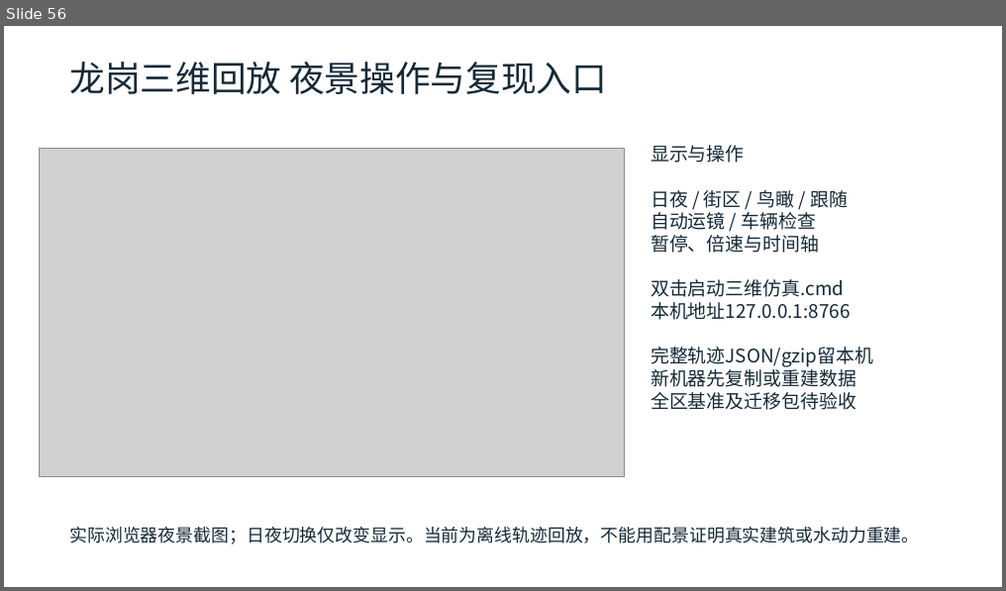
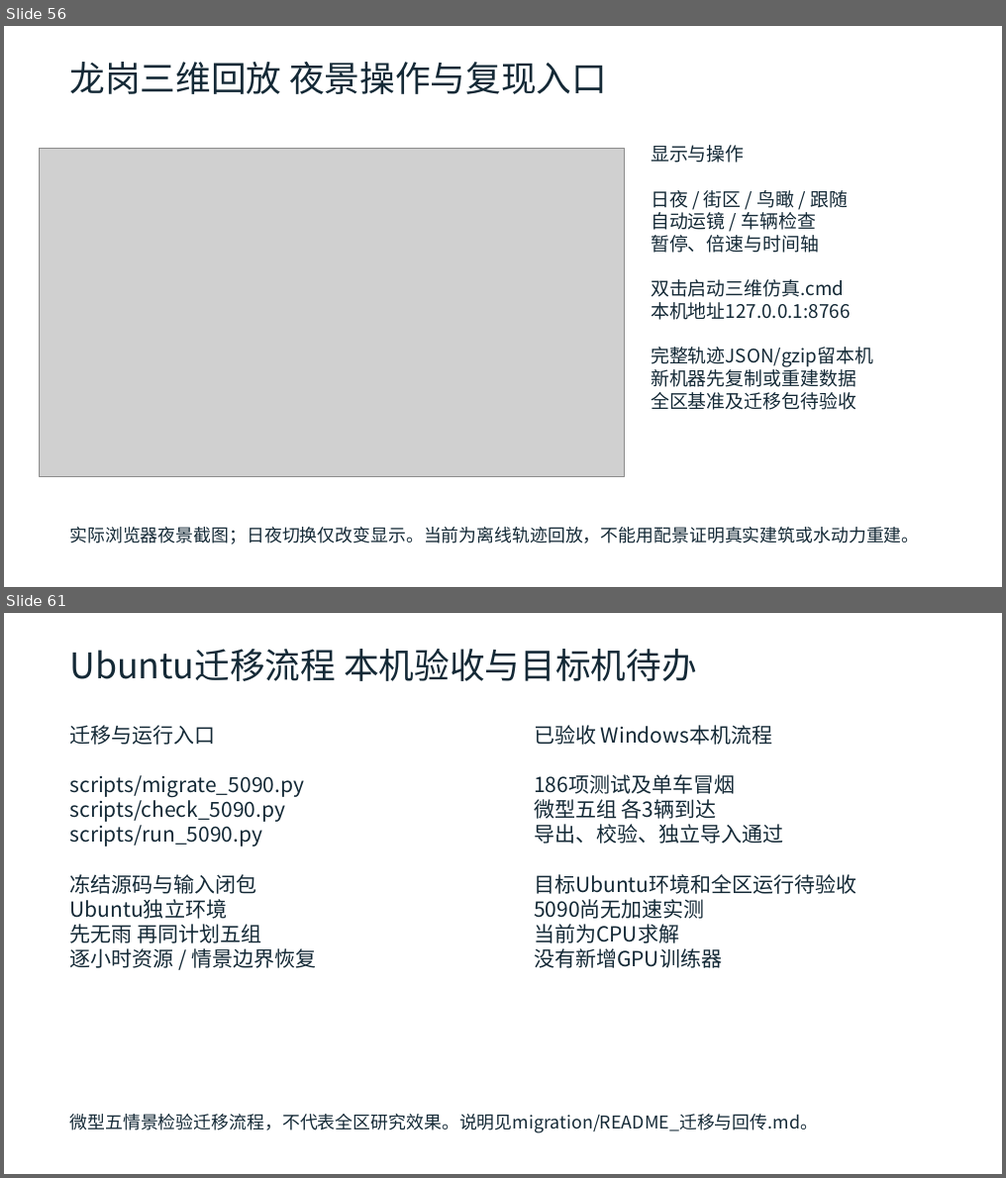
Before and after one commit to zhzhzh666/jiaotong, a slide deck: docs/deliverables/开题与阶段进展汇报.pptx. Shown one above the other, each under a label of ours: slide 56 before the commit, slides 56 and 61 after it; the slides between them are not shown. The pictures are 1006x591 and 1006x1178 pixels, drawn with LibreOffice and Linux fonts; fonts in the diff are those of the drawing; grey boxes stand for pictures. Boxes give left, top, right and bottom in pixels: in the first picture for what was removed or moved away, otherwise in the second. Text is boxed around its words. In the diff, an @@ line names an element or a change of style, - is before the commit and + after.

```diff
--- a/docs/deliverables/开题与阶段进展汇报.pptx
+++ b/docs/deliverables/开题与阶段进展汇报.pptx
@@ slide 61 added at bbox=[4, 613, 1002, 1174], background #FFFFFF @@
@@ text added at bbox=[69, 649, 697, 681], 34 pt, text #142936 @@
+Ubuntu迁移流程 本机验收与目标机待办
@@ text added at bbox=[69, 725, 316, 968], 20 pt, text #142936 @@
+迁移与运行入口
+scripts/migrate_5090.py
+scripts/check_5090.py
+scripts/run_5090.py
+冻结源码与输入闭包
+Ubuntu独立环境
+先无雨 再同计划五组
+逐小时资源 / 情景边界恢复
@@ text added at bbox=[534, 725, 857, 968], 20 pt, text #142936 @@
+已验收 Windows本机流程
+186项测试及单车冒烟
+微型五组 各3辆到达
+导出、校验、独立导入通过
+目标Ubuntu环境和全区运行待验收
+5090尚无加速实测
+当前为CPU求解
+没有新增GPU训练器
@@ text added at bbox=[69, 1114, 818, 1134], 17 pt, text #142936 @@
+微型五情景检验迁移流程，不代表全区研究效果。说明见migration/README_迁移与回传.md。
```
Also in this commit, not shown: 8 slides changed, 4 other slides added, 24 other files.
